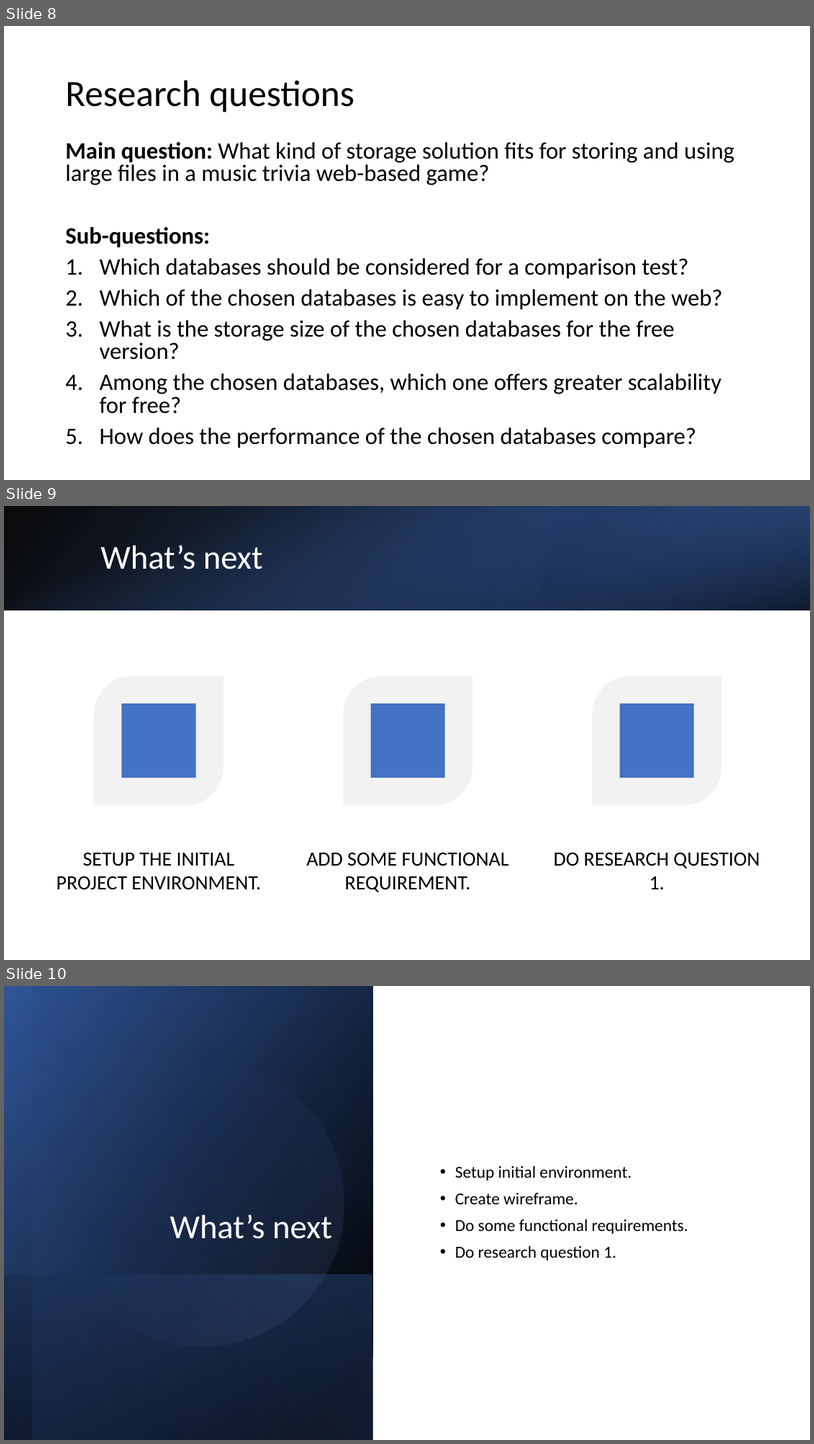
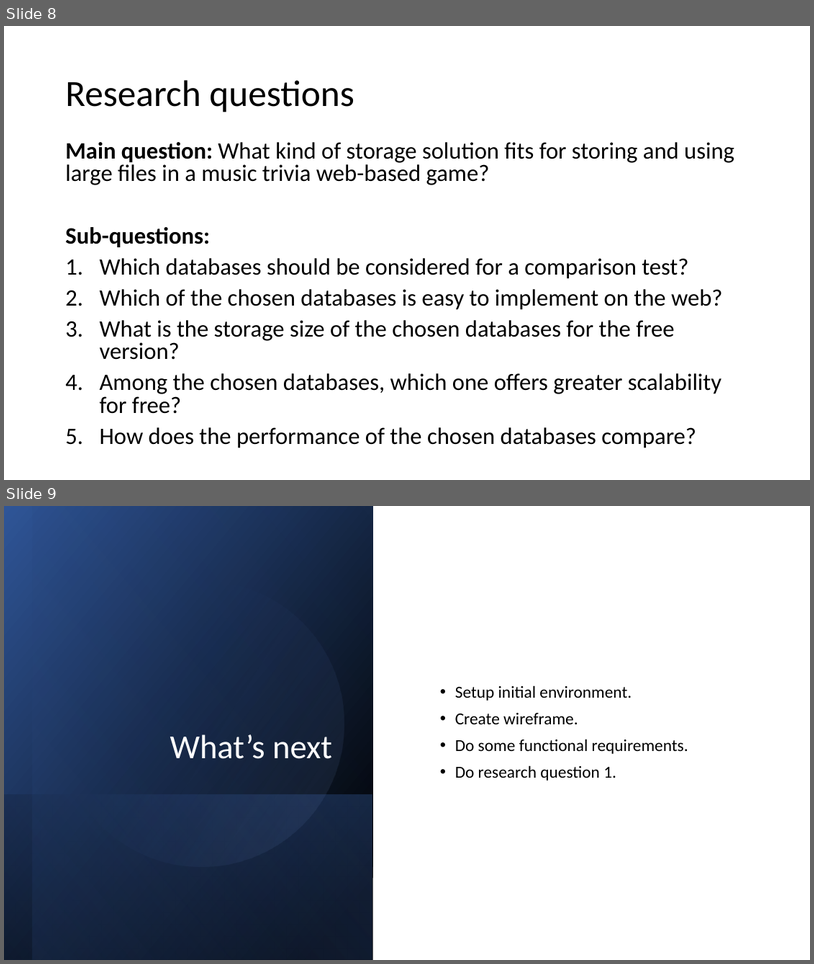
Before and after one commit to T-S-ICT/Music-trivia-web-game, a slide deck: Documents/Sprint 1.pptx. Shown one above the other, each under a label of ours: slides 8, 9 and 10 before the commit, slides 8 and 9 after it. The pictures are 814x1444 and 814x964 pixels, drawn with LibreOffice and Linux fonts; fonts in the diff are those of the drawing. Boxes give left, top, right and bottom in pixels: in the first picture for what was removed or moved away, otherwise in the second. Text is boxed around its words. In the diff, an @@ line names an element or a change of style, - is before the commit and + after.

Commit message:
Modify some documents
Modify Sprint 1 presentation
Modify Wireframe doc

```diff
--- a/Documents/Sprint 1.pptx
+++ b/Documents/Sprint 1.pptx
@@ slide 9 removed at [4,506,810,960], background #FFFFFF @@
@@ rectangle removed at [4,506,810,610] @@
@@ rectangle removed at [4,506,810,610] @@
@@ rectangle removed at [542,506,810,610] @@
@@ title removed at [100,545,263,569] @@
-What’s next
@@ group removed at [57,676,760,892]: 3 round diag rects, 3 rectangles, 3 texts @@
-SETUP THE INITIAL PROJECT ENVIRONMENT.
-ADD SOME FUNCTIONAL REQUIREMENT.
-DO RESEARCH QUESTION 1.
@@ what was slide 10 is now slide 9 @@
```
Also in this commit, not shown: 1 other file.
